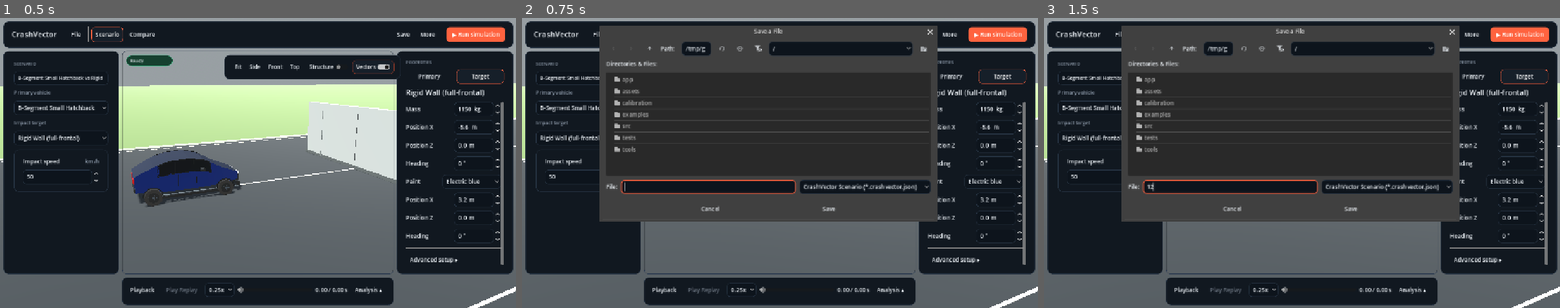
Above: before the commit, frames 1-3 (left to right).
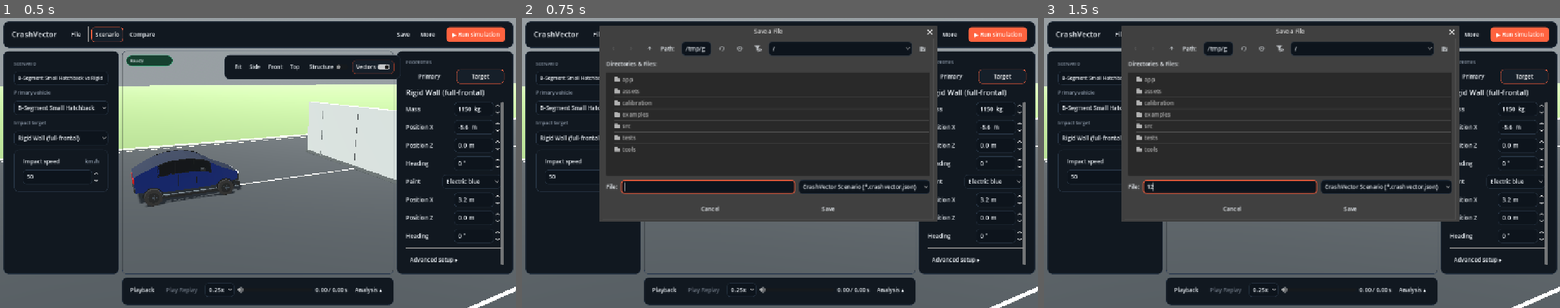
Above: after the commit, the same moments.

Repository: ArrowSK/crashvector
Game: Godot game, scene res://app/main.tscn
Same seed, same stepped clock (60 frames per second), same inputs: the game is played once before the commit and once after it.
Inputs (mouse positions are in pixels of both pictures, inside the frame that each line leads up to):
- Up to frame 1 (0.5 s): no input
- Up to frame 2 (0.75 s): click "Save" at 0.5 s
- Up to frame 3 (1.5 s): click (1229, 186) at 1.27 s; type "12" at 1.35 s

Frame 1 is identical in both runs. In frame 2, 0.3% of the frame differs, in the area x 33-81%, y 4-67%; in frame 3, 0.3%.

Commit message:
fix: guard vehicle envelope check on finite positions

Diff:
--- a/src/simulation/scenario_config.gd
+++ b/src/simulation/scenario_config.gd
@@ -372,10 +372,11 @@
 		errors.append("Simulation duration must be between 0.5 and 20 seconds")
 	if solver_substeps < 1 or solver_substeps > MAX_SOLVER_SUBSTEPS:
 		errors.append("Solver substeps must be between 1 and %d" % MAX_SOLVER_SUBSTEPS)
-	if not _finite_vector(car_position_m) or not _finite_vector(target_position_m):
+	var positions_finite := _finite_vector(car_position_m) and _finite_vector(target_position_m)
+	if not positions_finite:
 		errors.append("Object positions must contain finite numbers")
 	var vehicle_envelopes_overlap := false
-	if is_vehicle_actor_id(primary_type) and is_vehicle_actor_id(target_type):
+	if positions_finite and is_vehicle_actor_id(primary_type) and is_vehicle_actor_id(target_type):
 		vehicle_envelopes_overlap = _vehicle_start_envelopes_overlap(
 			primary_type,
 			car_preset_id,
